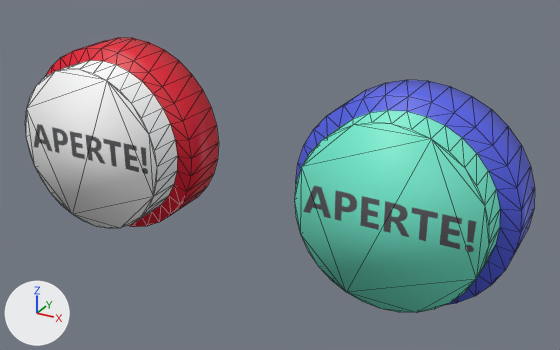
The glTF model hello-world/public/Botão_Vermelho.glb: old version first, new version second.
Rendered twice from a 50 mm lens placed at (3.49, -3.65, 2.49), pointed at (1.28, 0.38, 0.48). Lighting does not change. The marker at lower left points along +X, +Y and +Z. Mesh edges are drawn as thin lines. Where no turn or scale is listed for an object, it has been applied to the vertices.
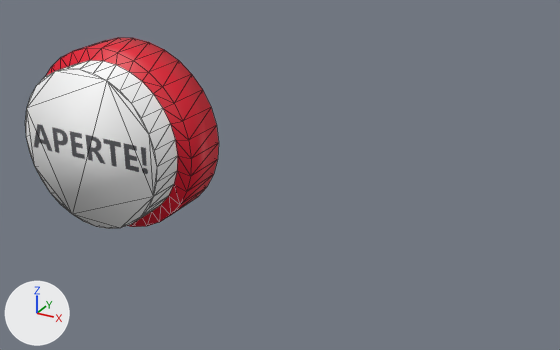
Boxes [x1, y1, x2, y2] around the edits, measured in the pictures (560 x 350 px):
'Cylinder.001', deleted: before [295, 80, 535, 313]
    faces in mat_material_003 (picture img_aperte): [295, 110, 500, 313]
    faces in mat_material_004 (blue #5560e7): [296, 80, 535, 305]

The change in detail:
Object 'Cylinder.001' (ob_cylinder_001) is deleted.
